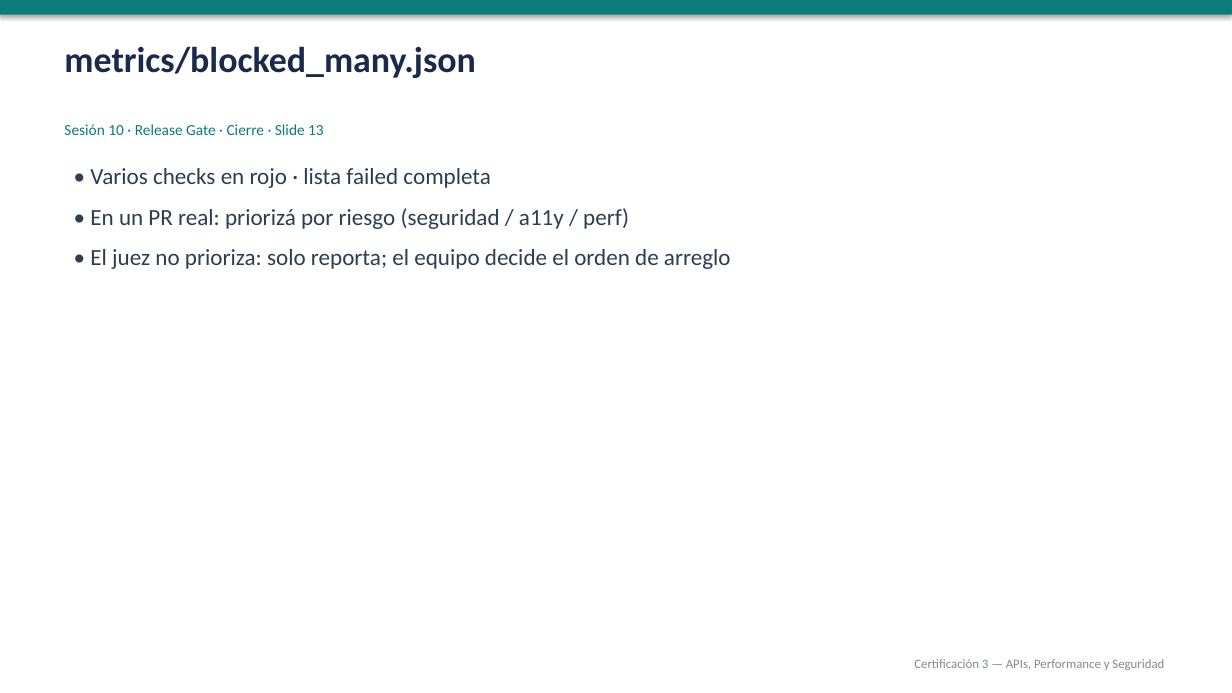
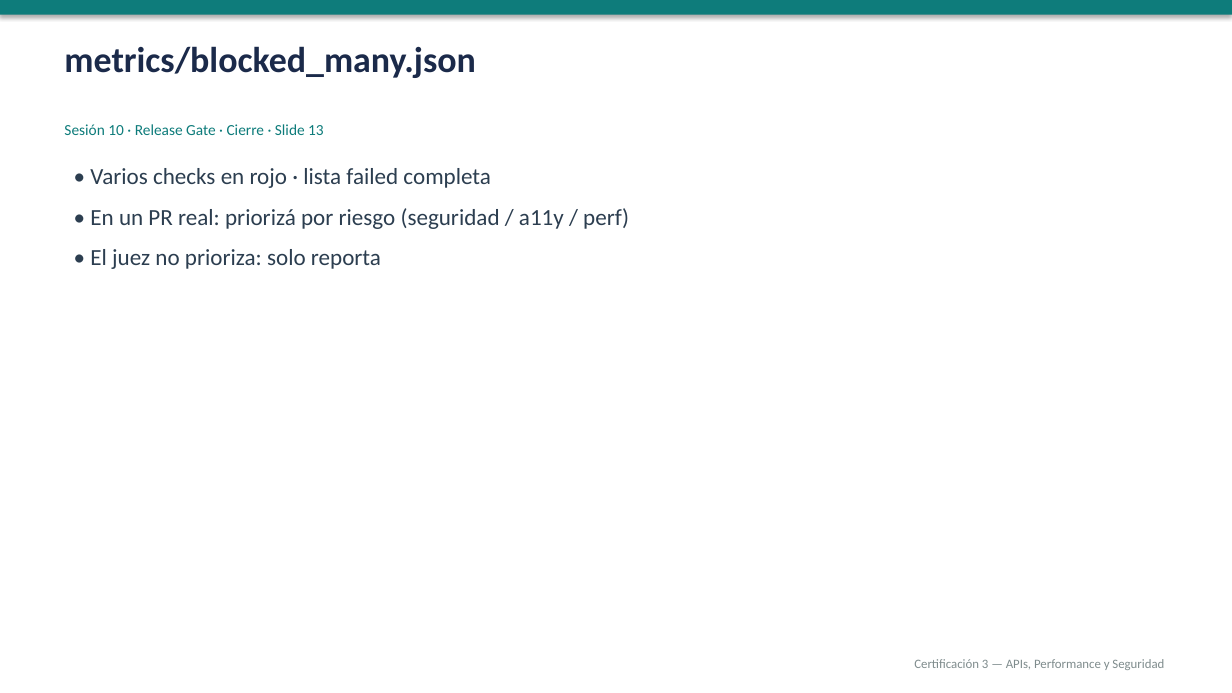
Before and after one commit to NelsonFlores1/Fork-curso_1, a slide deck: slide 16 of sesiones/sesion-10/sesion-10.pptx (slide 14 before the commit). Drawn at 1232x693 pixels with LibreOffice and Linux fonts; fonts in the diff are those of the drawing. Boxes give left, top, right and bottom in pixels: in the first picture for what was removed or moved away, otherwise in the second. Text is boxed around its words. In the diff, an @@ line names an element or a change of style, - is before the commit and + after.

```diff
--- a/sesiones/sesion-10/sesion-10.pptx
+++ b/sesiones/sesion-10/sesion-10.pptx
@@ text at [90,249,381,269]: text changed @@
-• El juez no prioriza: solo reporta; el equipo decide el orden de arreglo
+• El juez no prioriza: solo reporta
```
Also in this commit, not shown: 13 other slides changed, 4 slides added, 1 slide removed, 17 other files.
